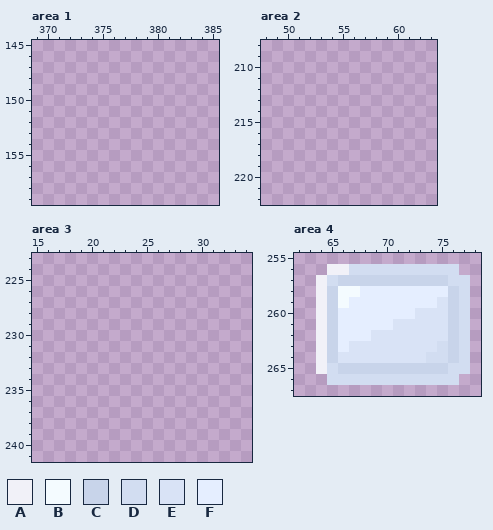
Pixel-art file, stored at raw_assets/ui.aseprite. That is the earlier state.
400x400 pixels, 1 frame. Colours within 5 levels of each other are drawn and written as one. Shown: area 1: x 369..385, y 145..159; area 2: x 48..63, y 208..222; area 3: x 15..34, y 223..241; area 4: x 62..78, y 255..267. The commit also changed other parts of the picture, which this record leaves out.
Visible layers, top first: "Range slider", "checkbox", "Settings icons", "Log levels", "Inventory", "Input field", "Window", "Button", "Cartridge".
Palette (. is transparent): A #f1f1f8  B #f4fbff  C #c8d4ea  D #d2ddf1  E #d9e3f6  F #e5eeff
Pixels before, area 4, first column x 64:
256 .AADDDDDDDDDD.
257 ADCCCCCCCCCCDD
258 ACBBFFFFFFFFCD
259 ACBFFFFFFFFECD
260 ACFFFFFFFEEECD
261 ACFFFFFEEEEECD
262 ACFFFEEEEEEECD
263 ACFEEEEEEEEDCD
264 ACEEEEEEEEDDCD
265 ADCCCCCCCCCCDD
266 .DDDDDDDDDDDD.
After:
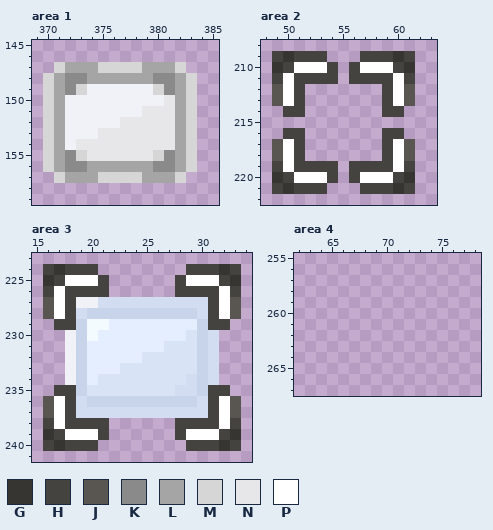
Colours new in this view: G #373532  H #454340  J #595652  K #8a8a8a  L #a5a5a5  M #d6d6d6  N #e7e7ea  P #ffffff
Change:
Changed rows in their new state; - is an unchanged pixel.
Area 1, layer "Button":
first column x 370:
147 -MLLLMMMMLLLM-
148 MLKKLLLLLLKKLM
149 MLKMAAAAAAMKLM
150 MLAAAAAAAAANLM
151 MLAAAAAAANNNLM
152 MLAAAAANNNNNLM
153 MLAAANNNNNNNLM
154 MLANNNNNNNNNLM
155 MLKMNNNNNNMKLM
156 MLKKLLLLLLKKLM
157 -MLLLMMMMLLLM-
Area 2, layer "Inventory":
first column x 49:
209 HGHHH---HHHGH
210 GHPPPH-HPPPHG
211 HPHHHH-HHHHPH
212 JPH-------HPJ
213 JPH-------HPJ
214 -HH-------HH-
216 -HH-------HH-
217 JPH-------HPJ
218 JPH-------HPJ
219 HPHHHH-HHHHPH
220 GHPPPH-HPPPHG
221 HGHHH---HHHGH
Area 3, layer "Inventory":
first column x 16:
224 HGHHH--------HHHGH
225 GHPPPH------HPPPHG
226 HPHHHH------HHHHPH
227 JPHAADDDDDDDDDDHPJ
228 JPHDCCCCCCCCCCDHPJ
229 -HHCBBFFFFFFFFCHH-
230 --ACBFFFFFFFFECD--
231 --ACFFFFFFFEEECD--
232 --ACFFFFFEEEEECD--
233 --ACFFFEEEEEEECD--
234 --ACFEEEEEEEEDCD--
235 -HHCEEEEEEEEDDCHH-
236 JPHDCCCCCCCCCCDHPJ
237 JPHDDDDDDDDDDDDHPJ
238 HPHHHH------HHHHPH
239 GHPPPH------HPPPHG
240 HGHHH--------HHHGH
Area 4, layer "Inventory":
first column x 64:
256 -............-
257 ..............
258 ..............
259 ..............
260 ..............
261 ..............
262 ..............
263 ..............
264 ..............
265 ..............
266 -............-
